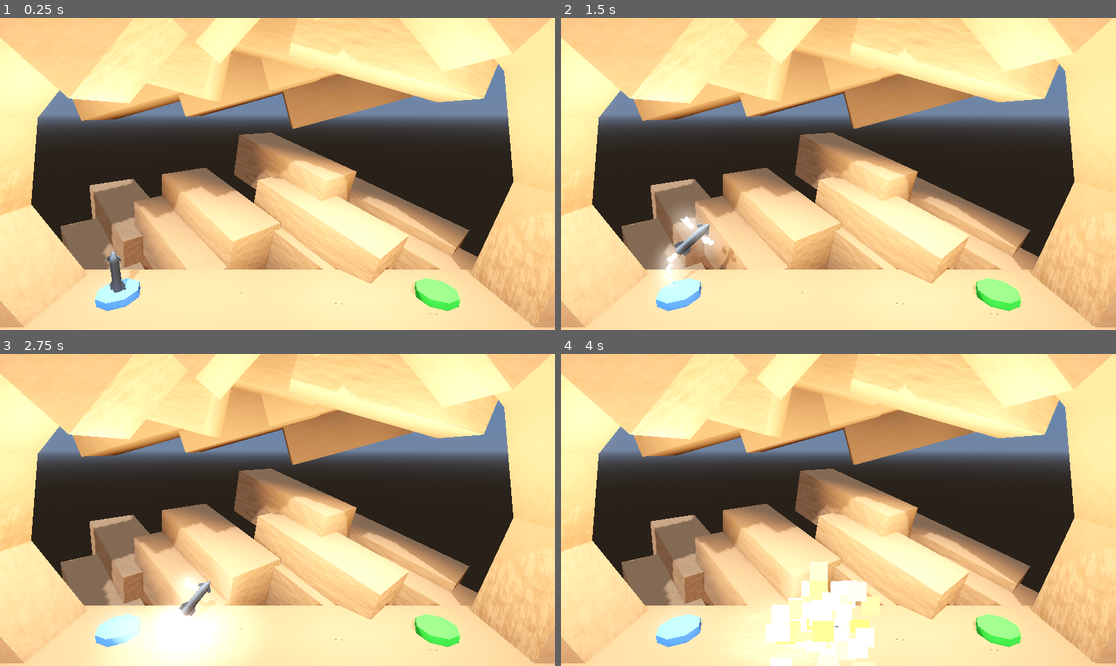
Above: before the commit, frames 1-4 (two rows, left to right).
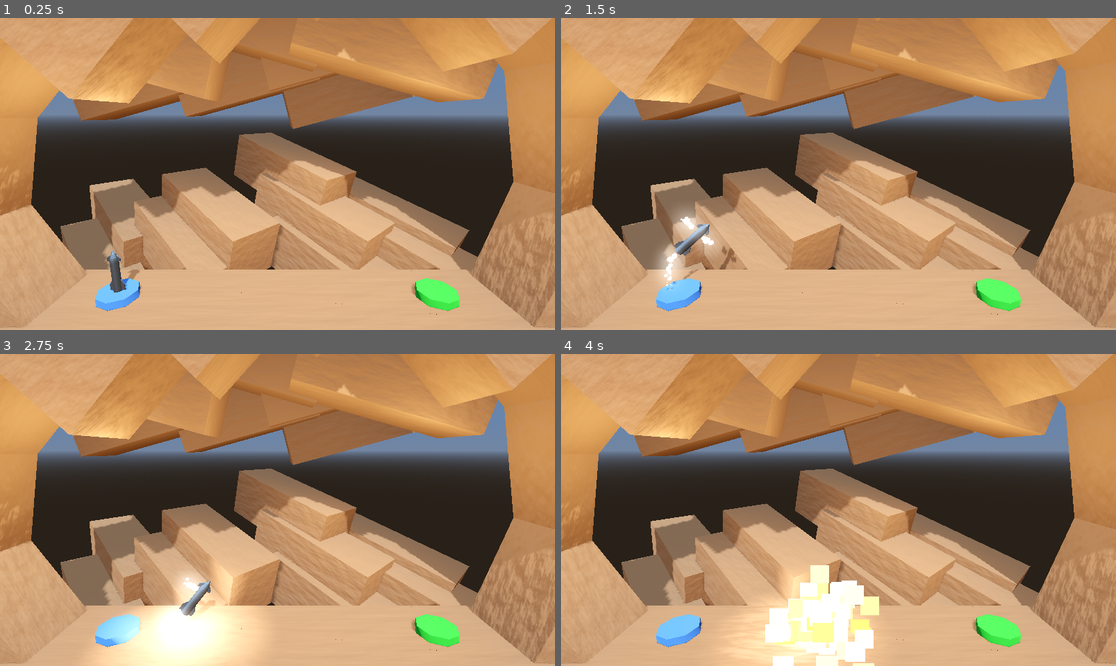
Above: after the commit, the same moments.

Repository: vibrunazo/godot-boost
Game: Godot game, scene res://level/level.tscn
Same seed, same stepped clock (60 frames per second), same inputs: the game is played once before the commit and once after it.
Inputs:
- Up to frame 1 (0.25 s): no input
- Up to frame 2 (1.5 s): tap Enter at 0.5 s; hold D (rotate_right) 0.53-1.28 s; hold Space (boost) 0.53-1.28 s; hold A (rotate_left) from 1.28 s (still down); tap Space (boost) at 1.35 s
- Up to frame 3 (2.75 s): release A (rotate_left) at 2.03 s; hold D (rotate_right) from 2.03 s (still down); hold Space (boost) from 2.03 s (still down)
- Up to frame 4 (4 s): release Space (boost) at 2.78 s; tap Space (boost) at 2.85 s; release D (rotate_right) at 3.53 s; hold A (rotate_left) from 3.53 s (still down); hold Space (boost) from 3.53 s (still down)

The runs differ from the first frame. In frame 1, 71% of the frame differs, in the area x 0-100%, y 0-100%; in frame 2, 71%; in frame 3, 68%; in frame 4, 67%.

Commit message:
30. Exporting Your Game

Diff:
--- a/background.tscn
+++ b/background.tscn
@@ -145,7 +145,7 @@
 metadata/_edit_group_ = true
 
 [node name="BGWall3" type="CSGBox3D" parent="Floor" groups=["hazard"]]
-transform = Transform3D(0.183013, -0.683013, -0.707107, 0.965926, 0.258819, 0, 0.183013, -0.683013, 0.707107, 3, 5, -6)
+transform = Transform3D(0.183013, -0.683013, -0.707107, 0.965926, 0.258819, 0, 0.183013, -0.683013, 0.707107, 3, 5, -8)
 use_collision = true
 size = Vector3(4, 10, 4)
 material = SubResource("StandardMaterial3D_p8x0v")
@@ -166,7 +166,7 @@
 metadata/_edit_group_ = true
 
 [node name="BGWall6" type="CSGBox3D" parent="Floor" groups=["hazard"]]
-transform = Transform3D(0.183013, -0.683013, -0.707107, 0.965926, 0.258819, 0, 0.183013, -0.683013, 0.707107, 4, 2, -4)
+transform = Transform3D(0.183013, -0.683013, -0.707107, 0.965926, 0.258819, 0, 0.183013, -0.683013, 0.707107, 4, 2, -6)
 use_collision = true
 size = Vector3(4, 10, 4)
 material = SubResource("StandardMaterial3D_p8x0v")
@@ -227,17 +227,20 @@
 [node name="OmniLight3D" type="OmniLight3D" parent="."]
 transform = Transform3D(1, 0, 0, 0, 1, 0, 0, 0, 1, 0, 8, 0)
 light_color = Color(1, 1, 0.88, 1)
-light_energy = 15.0
-omni_range = 12.0
+light_energy = 10.0
+omni_range = 15.0
+omni_attenuation = 2.0
 
 [node name="OmniLight3D2" type="OmniLight3D" parent="."]
 transform = Transform3D(1, 0, 0, 0, 1, 0, 0, 0, 1, -8, 8, 0)
 light_color = Color(1, 1, 0.88, 1)
-light_energy = 15.0
-omni_range = 12.0
+light_energy = 10.0
+omni_range = 15.0
+omni_attenuation = 2.0
 
 [node name="OmniLight3D3" type="OmniLight3D" parent="."]
 transform = Transform3D(1, 0, 0, 0, 1, 0, 0, 0, 1, 7, 8, 0)
 light_color = Color(1, 1, 0.88, 1)
-light_energy = 15.0
-omni_range = 12.0
+light_energy = 10.0
+omni_range = 15.0
+omni_attenuation = 2.0
--- a/scripts/UI.gd
+++ b/scripts/UI.gd
@@ -5,6 +5,8 @@
 func _unhandled_key_input(event: InputEvent) -> void:
 	if event.is_action_pressed("ui_fullscreen"):
 		toggle_fullscreen()
+	if event.is_action_pressed("ui_cancel"):
+		get_tree().quit()
 
 func is_fullscreen() -> bool:
 	return DisplayServer.window_get_mode() == DisplayServer.WINDOW_MODE_EXCLUSIVE_FULLSCREEN or DisplayServer.window_get_mode() == DisplayServer.WINDOW_MODE_FULLSCREEN
Not shown, added: export_presets.cfg
